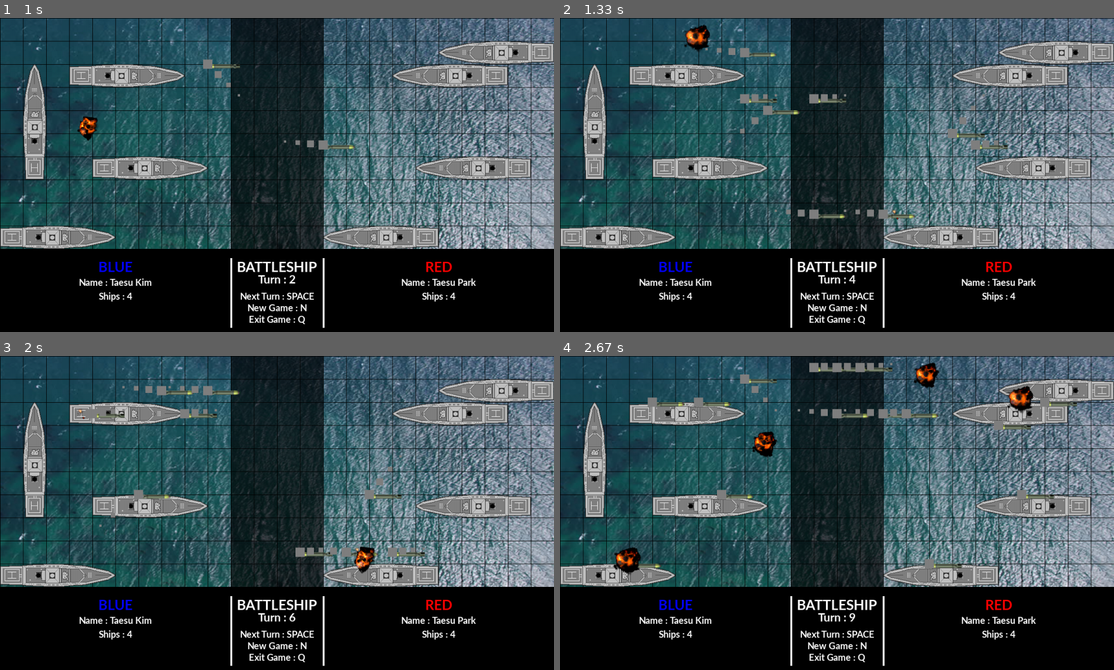
Above: before the commit, frames 1-4 (two rows, left to right).
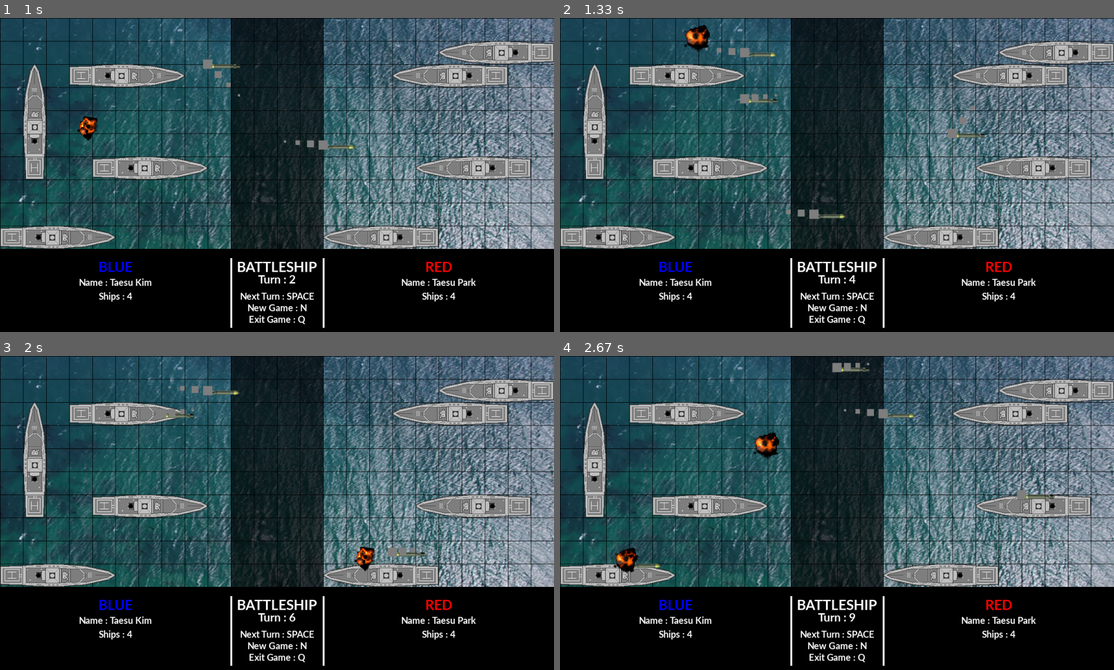
Above: after the commit, the same moments.

Repository: kimts2627/pygame_battleship
Game: pygame game, started from game.py
The game is run twice, just before and just after one commit, with the same random seed, the same clock (stepped at 60 frames per second) and the same inputs.
Inputs:
- Up to frame 1 (1 s): tap Space at 0.33, 0.73 s
- Up to frame 2 (1.33 s): tap Space at 1.03, 1.23 s
- Up to frame 3 (2 s): tap Space at 1.57, 1.87 s
- Up to frame 4 (2.67 s): tap Space at 2.07, 2.37, 2.63 s

Frame 1 is identical in both runs. In frame 2, 0.6% of the frame differs, in the area x 30-81%, y 24-65%; in frame 3, 1.1%; in frame 4, 2.2%, in the area x 9-94%, y 2-70%.

Commit message:
[Python] <fix>: Fix missile lunch bug
다회차 턴 진행 시, 한개의 랜덤 배가 아닌, 여러개의 배에서
미사일이 발사되는 버그 수정
여러대의 미사일이 모두 한 좌표로만 날아가서, 기능적인 문제는 되지 않았습니다.

Diff:
--- a/game.py
+++ b/game.py
@@ -314,7 +314,6 @@
                y = int(y / 50)
             try:
                 print(x, y)
-                # if map_data[x][y] == 'o' and map_data[x][y+1] == 'o' and map_data[x][y+2] == 'o' and map_data[x][y+3] == 'o' and map_data[x][y+4] == 'o':
                 if map_data[y][x] == 'o' and map_data[y][x+1] == 'o' and map_data[y][x+2] == 'o' and map_data[y][x+3] == 'o' and map_data[y][x+4] == 'o':
                     return True
                 else:
@@ -330,7 +329,6 @@
             if y != 0:
                y = int(y / 50)
             try:
-                # if map_data[x][y] == 'o' and map_data[x+1][y] == 'o' and map_data[x+2][y] == 'o' and map_data[x+3][y] == 'o' and map_data[x+4][y] == 'o':
                 if map_data[y][x] == 'o' and map_data[y+1][x] == 'o' and map_data[y+2][x] == 'o' and map_data[y+3][x] == 'o' and map_data[y+4][x] == 'o':
                     return True
                 else:
@@ -398,7 +396,6 @@
                         for j in range(0, 5):
                             map_data[y+j] = map_data[y+j][0:x] + '2' + map_data[y+j][x+1:]
         print(map_data)
-        # print(blue_ships.sprites()[0].rect, blue_ships.sprites()[1].rect, blue_ships.sprites()[2].rect, blue_ships.sprites()[3].rect)
 
     def attacking_order(self, x: int, y: int):
         #! 입력 좌표가 최대값(450)을 넘어가면 450으로 보정
@@ -440,20 +437,20 @@
         if turn == 1:
             self.attacking_order(x, y)
         else:
-            if len(result) == 0:
+            # if len(result) == 0:
+            #     self.attacking_order(x, y)
+            # else:
+            if result[-1]['result'] == 'nohit':
+                for i in list(reversed(result)):
+                    if i['result'] == 'hit':
+                        x = i['position'][0] + 50
+                        y = i['position'][1]
+                        self.attacking_order(x, y)
+                        break
                 self.attacking_order(x, y)
-            else:
-                if result[-1]['result'] == 'nohit':
-                    for i in list(reversed(result)):
-                        if i['result'] == 'hit':
-                            x = i['position'][0] + 50
-                            y = i['position'][1]
-                            self.attacking_order(x, y)
-                        else:
-                            self.attacking_order(x, y)
-                elif result[-1]['result'] == 'hit':
-                            x = x + 50
-                            self.attacking_order(x, y)
+            elif result[-1]['result'] == 'hit':
+                        x = x + 50
+                        self.attacking_order(x, y)
 
     #! Don't edit global variable / constant or Fn
     # Attack Function is self.attacking_order(x: int, y: int) -> void
@@ -492,7 +489,9 @@
         elif event.type == pg.KEYDOWN:
             if event.key == pg.K_SPACE:
                 turn += 1
-                print(f'**********************{turn} turn!**********************')
+                print(f'********************************************************')
+                print(f'************************{turn} turn!*************************')
+                print(f'********************************************************')
                 blue_man.ai_action(turn)
                 blue_man.set_attack_result(_last_result, _last_position)
                 print(_last_position, _last_result)
